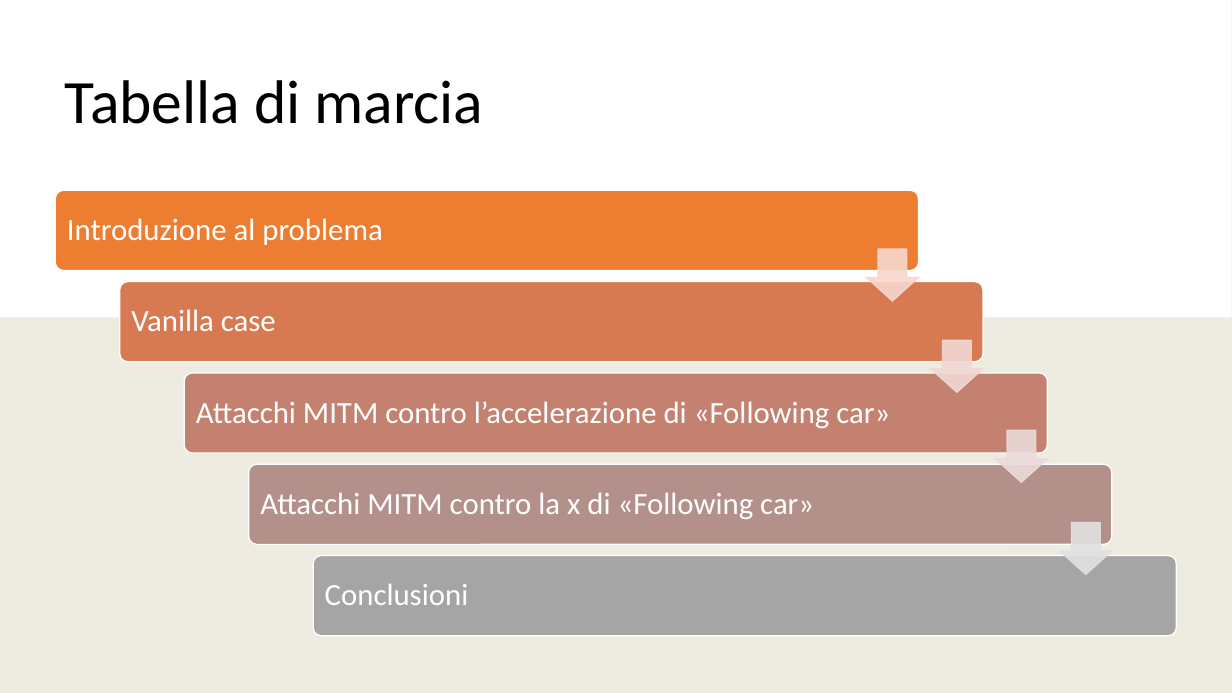
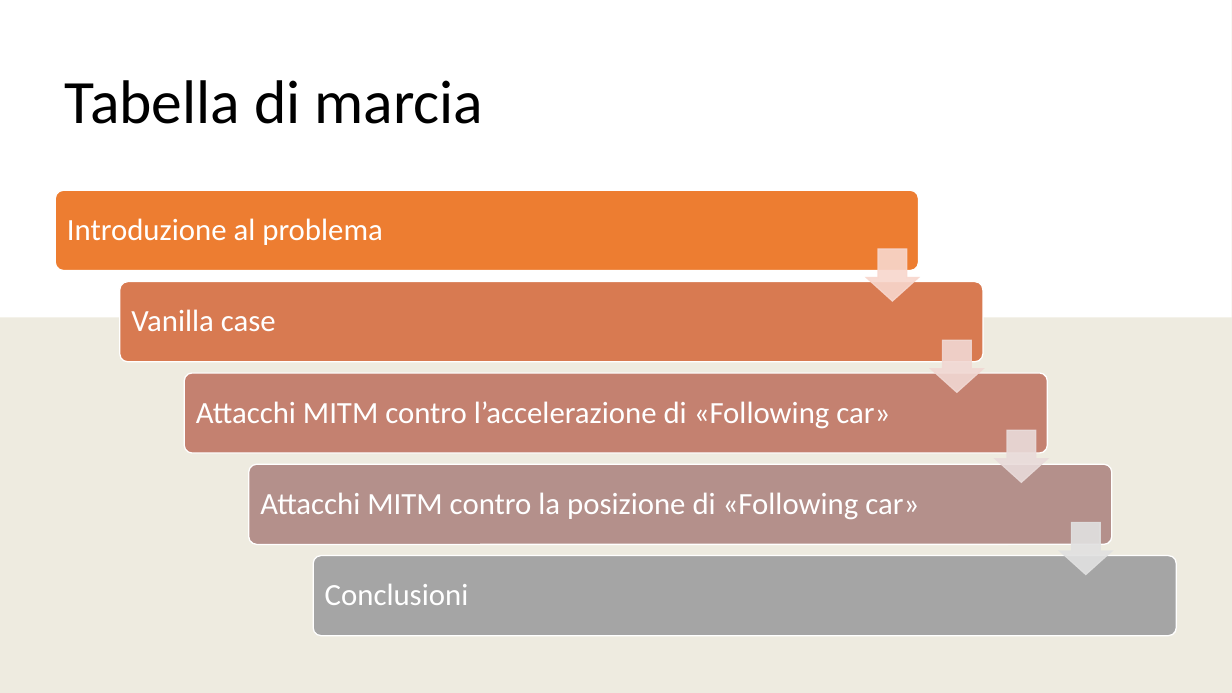
Before and after one commit to gerti98/FormalMethodsProject, a slide deck: slide 3 of Leading Car – Following Car.pptx. Drawn at 1232x693 pixels with LibreOffice and Linux fonts; fonts in the diff are those of the drawing. Boxes give left, top, right and bottom in pixels: in the first picture for what was removed or moved away, otherwise in the second. Text is boxed around its words. In the diff, an @@ line names an element or a change of style, - is before the commit and + after.

```diff
--- a/Leading Car – Following Car.pptx
+++ b/Leading Car – Following Car.pptx
@@ text at [260,492,919,519]: text changed @@
-Attacchi MITM contro la x di «Following car»
+Attacchi MITM contro la posizione di «Following car»
```
Also in this commit, not shown: 3 other slides changed, 5 slides added.
